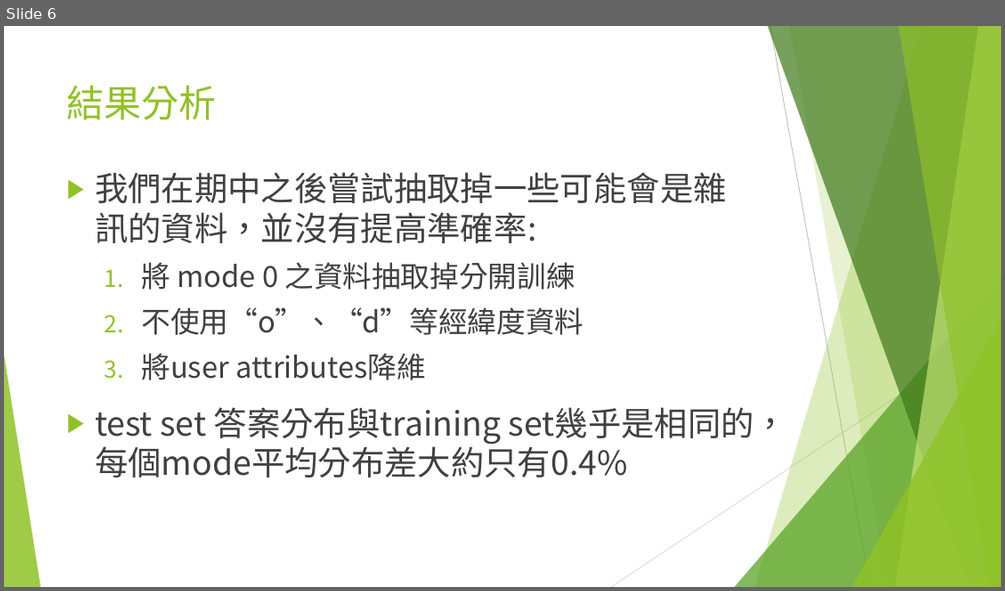
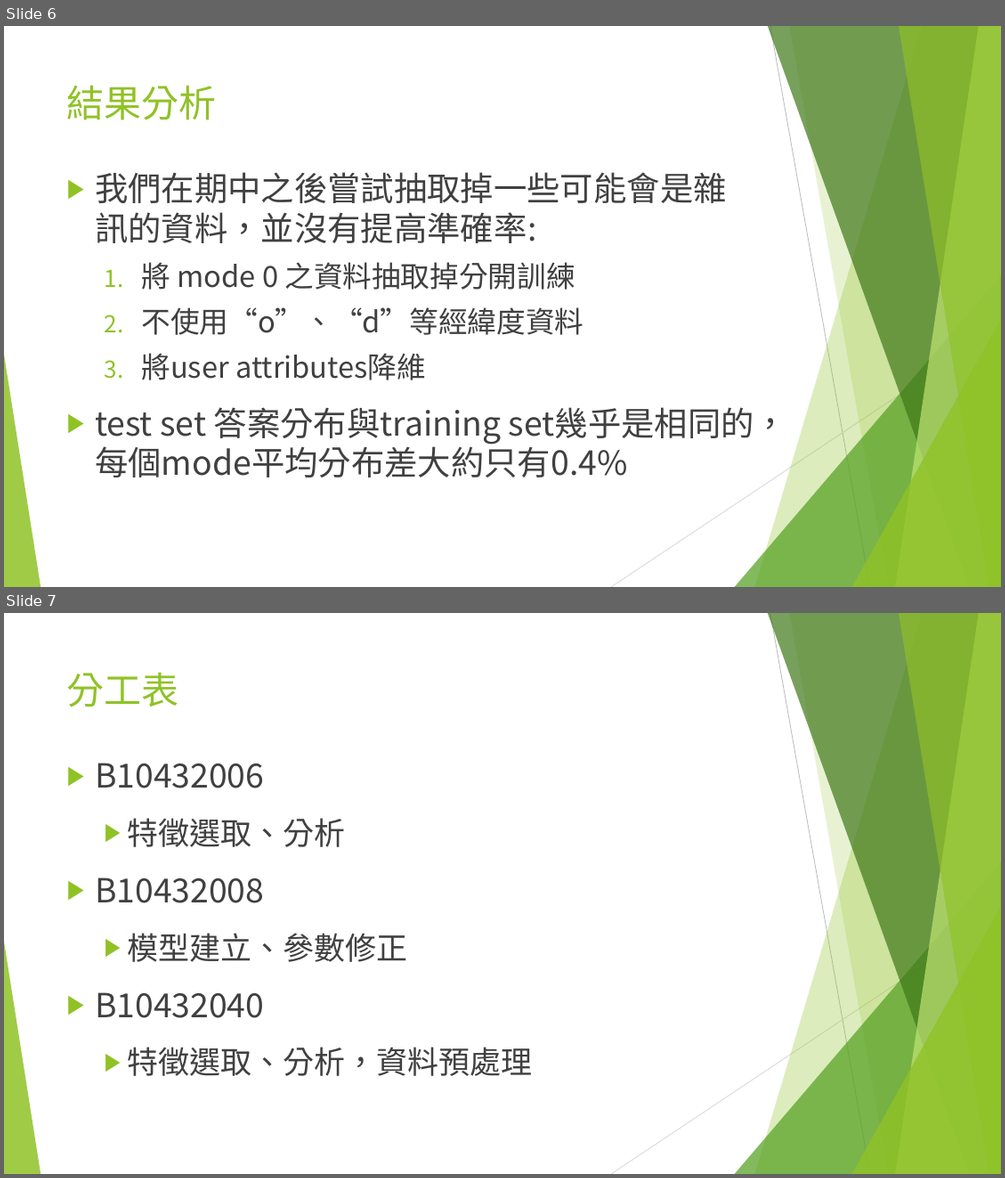
Before and after one commit to tping812/108-NN-homework2, a slide deck: B10432008/類神經網路期末報告_第17組.pptx. Shown one above the other, each under a label of ours: slide 6 before the commit, slides 6 and 7 after it. The pictures are 1005x591 and 1005x1178 pixels, drawn with LibreOffice and Linux fonts; fonts in the diff are those of the drawing. Boxes give left, top, right and bottom in pixels: in the first picture for what was removed or moved away, otherwise in the second. Text is boxed around its words. In the diff, an @@ line names an element or a change of style, - is before the commit and + after.

```diff
--- a/B10432008/類神經網路期末報告_第17組.pptx
+++ b/B10432008/類神經網路期末報告_第17組.pptx
@@ slide 7 added at bbox=[4, 613, 1001, 1174], background #FFFFFF; not listed: 10 template elements that a slide beside it also shows @@
@@ title added at bbox=[67, 672, 179, 707], 36 pt, text #90C226 @@
+分工表
@@ text added at bbox=[95, 763, 533, 1076], 30 pt, text #404040 @@
+▶ B10432006
+  ▶ 特徵選取、分析
+▶ B10432008
+  ▶ 模型建立、參數修正
+▶ B10432040
+  ▶ 特徵選取、分析，資料預處理
```
Also in this commit, not shown: 2 slides changed.
